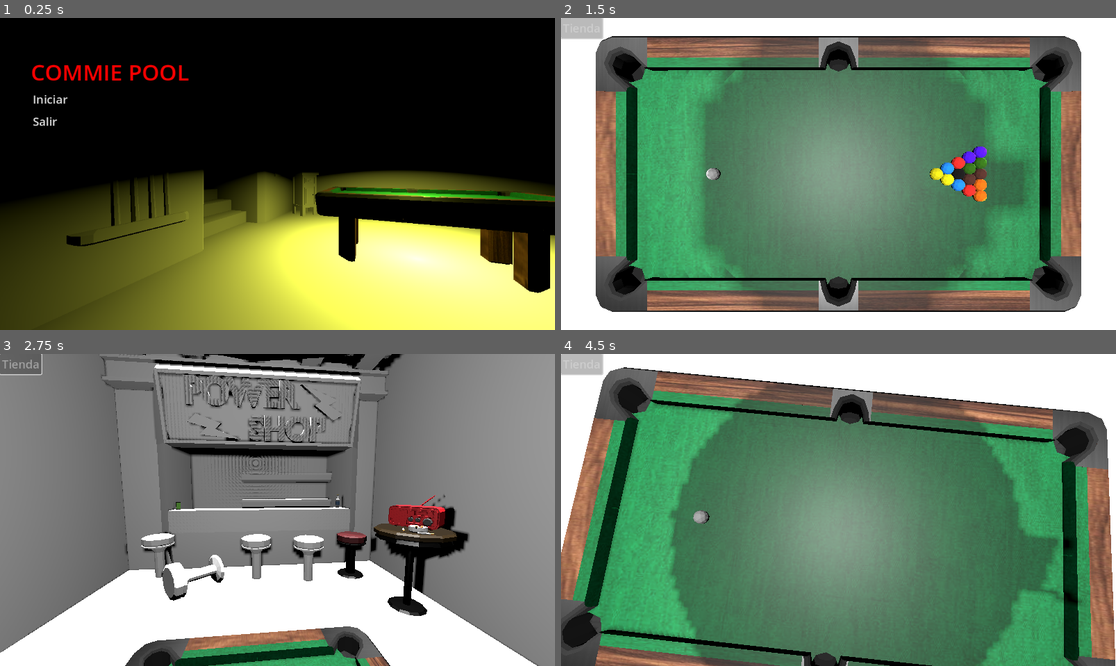
Above: before the commit, frames 1-4 (two rows, left to right).
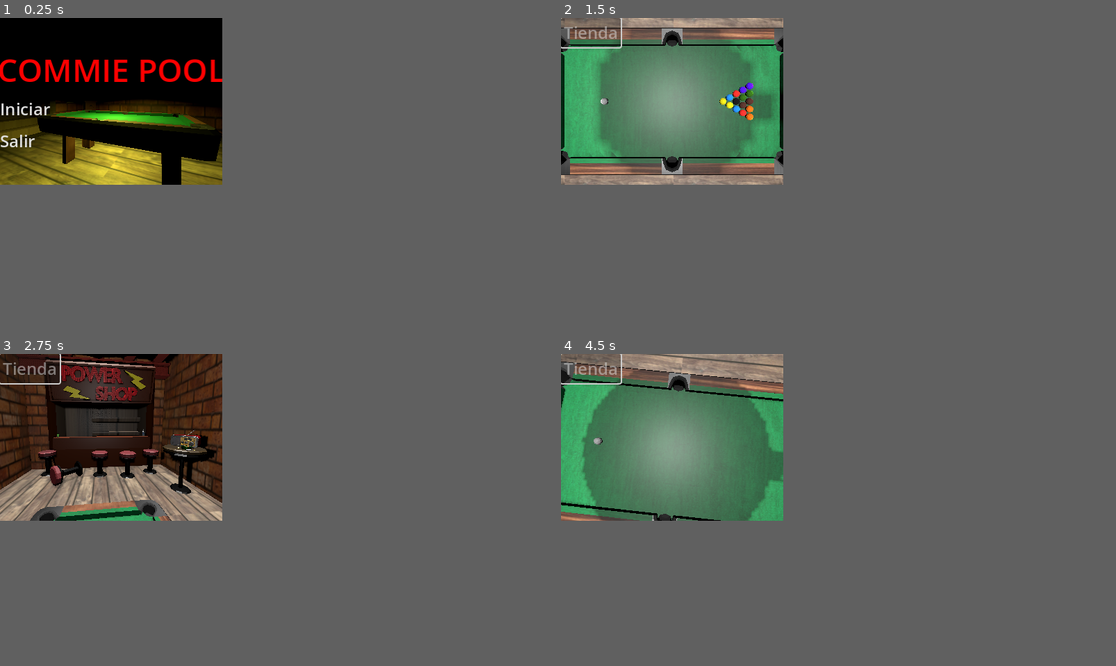
Above: after the commit, the same moments.

Repository: Corcho4433/commiepool-sourcecode
Game: Godot game, scene res://escenes/mainmenu.tscn
Two runs of this game, one before a commit and one after it. Both use one fixed random seed, a clock stepped at 60 frames per second and the inputs below.
Inputs (mouse positions are in pixels of both pictures, inside the frame that each line leads up to):
- Up to frame 1 (0.25 s): no input
- Up to frame 2 (1.5 s): click "Iniciar" at 0.5 s; click "Tienda" at 1.25 s
- Up to frame 3 (2.75 s): move the mouse to (399, 494) at 2.02 s; tap C (ChangeBall) at 2.1 s; click (399, 494) at 2.17 s
- Up to frame 4 (4.5 s): move the mouse to (727, 525) at 2.77 s; click (727, 525) at 2.85 s; click "Tienda" at 3.5 s; move the mouse to (894, 441) at 4.27 s; right-click (894, 441) at 4.35 s; click (894, 441) at 4.42 s
In our replay, the window is 799x449 before the commit and 320x240 after it. These sizes can differ from the game's own. Grey fills any space a smaller window leaves; there, only what the larger window draws over its background counts as a difference.

The runs differ from the first frame. In frame 1, 51% of the frame differs, in the area x 0-100%, y 13-100%; in frame 2, 80%; in frame 3, 80%; in frame 4, 87%, in the area x 0-100%, y 0-100%.

Commit message:
agregamos mas texturas lololo

Diff:
--- a/escenes/mainmenu.tscn
+++ b/escenes/mainmenu.tscn
@@ -29,11 +29,11 @@
 
 [node name="SubViewport" type="SubViewport" parent="fondo/SubViewportContainer"]
 handle_input_locally = false
-size = Vector2i(1152, 648)
+size = Vector2i(320, 240)
 render_target_update_mode = 4
 
 [node name="Camera3D" type="Camera3D" parent="fondo/SubViewportContainer/SubViewport"]
-transform = Transform3D(0.414693, 0, -0.909961, 0, 1, 0, 0.909961, 0, 0.414693, -2.84962, 2.92626, -0.527763)
+transform = Transform3D(0.414693, 0, -0.909961, 0, 1, 0, 0.909961, 0, 0.414693, -1.67528, 2.93432, 0.67342)
 
 [node name="habitacion_pool" parent="fondo" instance=ExtResource("2_4t082")]
 
--- a/escenes/objects/ball.tscn
+++ b/escenes/objects/ball.tscn
@@ -18,7 +18,7 @@
 }]
 
 [sub_resource type="SphereShape3D" id="SphereShape3D_4ndp0"]
-radius = 0.0290583
+radius = 0.037657
 
 [node name="pelota" type="RigidBody3D" groups=["allBalls"]]
 collision_layer = 3
--- a/project.godot
+++ b/project.godot
@@ -17,8 +17,12 @@
 
 [display]
 
+window/size/viewport_width=320
+window/size/viewport_height=240
 window/size/mode=3
-window/size/borderless=true
+window/size/resizable=false
+window/stretch/aspect="ignore"
+window/vsync/vsync_mode=2
 
 [filesystem]
 
Not shown: 1 places in escenes/mainmenu.tscn that only renumber resources
Not shown: 1 places in escenes/objects/pool_table.tscn that only renumber resources
Binary file removed: resources/backups/brown-wood-texture-abstract-background-600nw-755924149.webp
Not shown, removed: resources/backups/brown-wood-texture-abstract-background-600nw-755924149.webp.import
Binary file removed: resources/backups/istockphoto-1422696878-612x612.jpg
Not shown, removed: resources/backups/istockphoto-1422696878-612x612.jpg.import
Binary file removed: resources/backups/scratched-aluminum-texture-background_125540-937.jpg
Not shown, removed: resources/backups/scratched-aluminum-texture-background_125540-937.jpg.import
Binary file changed: resources/meshes/habitacion_pool.bin
Not shown, changed: resources/meshes/habitacion_pool.gltf
Not shown, changed: resources/meshes/habitacion_pool.gltf.import
Binary file added: resources/texturas/124-old-wood-plank-pbr-texture-seamless-hr.jpg
(and 15 more such lines)
